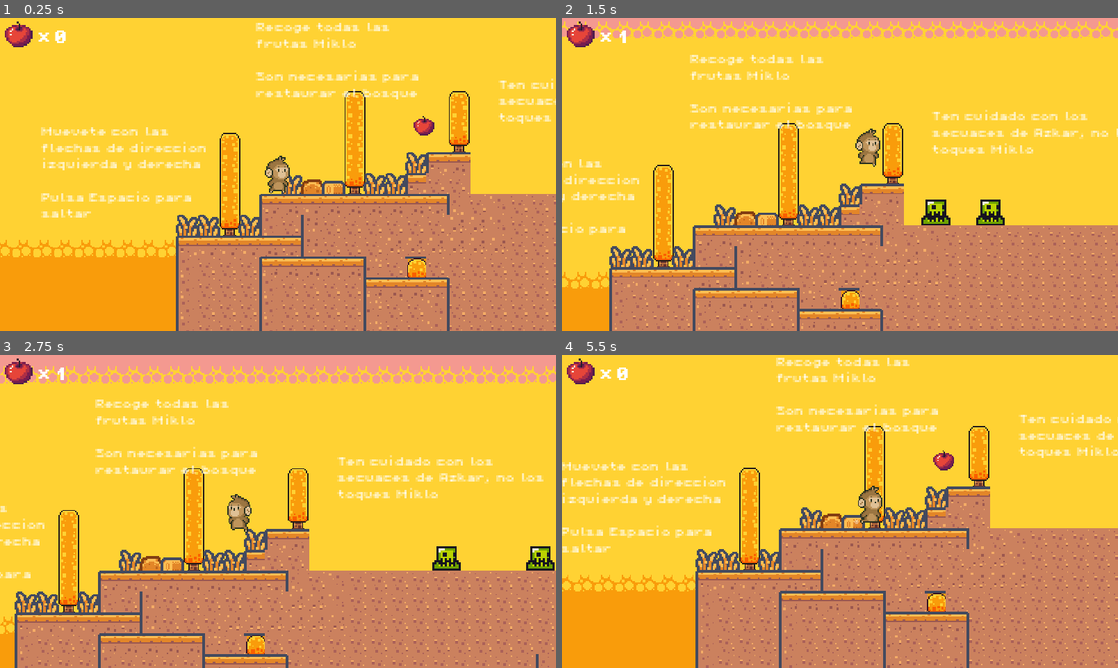
Above: before the commit, frames 1-4 (two rows, left to right).
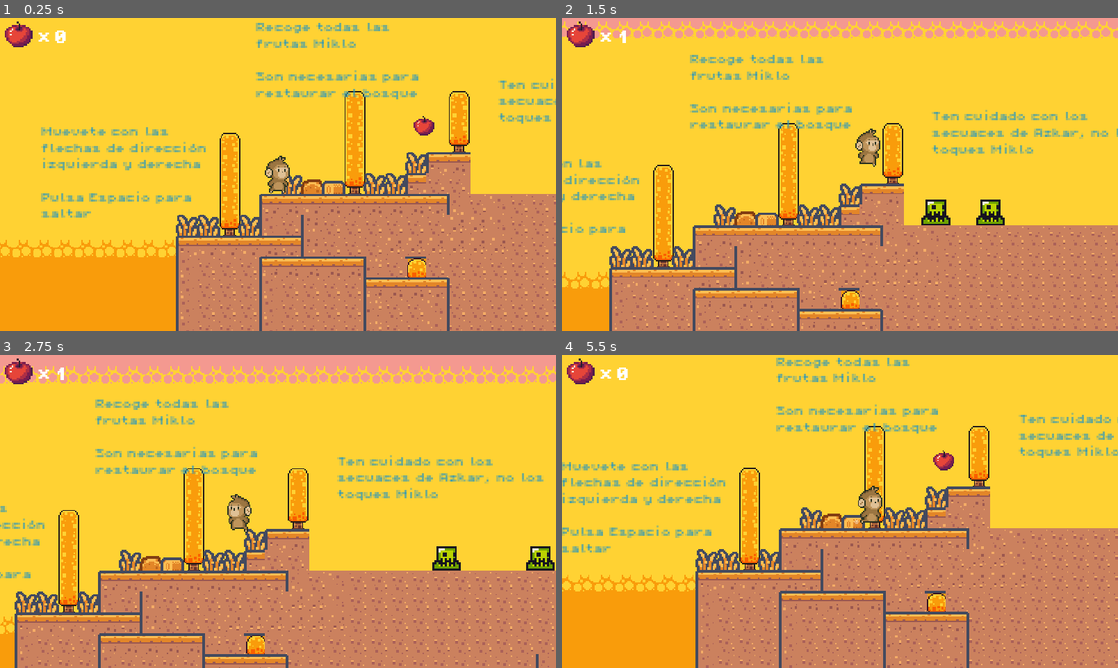
Above: after the commit, the same moments.

Repository: mariela1217/proyecto-videojuego
Game: Godot game, scene res://scenes/escena_01.tscn
Same seed, same stepped clock (60 frames per second), same inputs: the game is played once before the commit and once after it. Sound files missing from this copy of the repository are replaced by a short silence.
Inputs:
- Up to frame 1 (0.25 s): no input
- Up to frame 2 (1.5 s): tap Space at 0.5, 1.25 s; hold Right (ui_right) from 0.53 s (still down); tap Enter (ui_accept) at 0.77 s
- Up to frame 3 (2.75 s): tap Enter (ui_accept) at 1.52 s; tap Space at 2 s; release Right (ui_right) at 2.03 s; hold Left (ui_left) from 2.03 s (still down)
- Up to frame 4 (5.5 s): tap Space at 2.75, 3.5, 4.25 s; release Left (ui_left) at 2.78 s; hold Right (ui_right) 2.78-4.28 s; tap Enter (ui_accept) at 3.02, 3.77, 4.52 s; hold Left (ui_left) 4.28-5.03 s; hold Right (ui_right) from 5.03 s (still down)

The runs differ from the first frame. In frame 1, 3.3% of the frame differs, in the area x 7-100%, y 1-64%; in frame 2, 3.0%; in frame 3, 2.8%; in frame 4, 3.6%, in the area x 0-100%, y 0-64%.

Commit message:
text labels and apple sounds

Diff:
--- a/default_bus_layout.tres
+++ b/default_bus_layout.tres
@@ -5,7 +5,7 @@
 bus/1/solo = false
 bus/1/mute = false
 bus/1/bypass_fx = false
-bus/1/volume_db = -6.25101
+bus/1/volume_db = -8.39524
 bus/1/send = &"Master"
 bus/2/name = &"Efectos de sonido"
 bus/2/solo = false
--- a/scenes/escena_01.tscn
+++ b/scenes/escena_01.tscn
@@ -465,6 +465,7 @@
 offset_top = -47.0
 offset_right = 2095.0
 offset_bottom = -17.0
+theme_override_colors/font_color = Color(0.145098, 0.588235, 0.745098, 1)
 theme_override_fonts/font = ExtResource("9_03ud0")
 theme_override_font_sizes/font_size = 8
 text = "Recogiste 0 Manzanas"
@@ -568,9 +569,10 @@
 offset_top = -54.0
 offset_right = -179.0
 offset_bottom = 9.0
+theme_override_colors/font_color = Color(0.145098, 0.588235, 0.745098, 1)
 theme_override_fonts/font = ExtResource("9_03ud0")
 theme_override_font_sizes/font_size = 8
-text = "Muevete con las flechas de direccion izquierda y derecha
+text = "Muevete con las flechas de dirección izquierda y derecha
 
 Pulsa Espacio para saltar"
 autowrap_mode = 2
@@ -580,6 +582,7 @@
 offset_top = -90.0
 offset_right = 203.0
 offset_bottom = -60.0
+theme_override_colors/font_color = Color(0.145098, 0.588235, 0.745098, 1)
 theme_override_fonts/font = ExtResource("9_03ud0")
 theme_override_font_sizes/font_size = 8
 text = "Ten cuidado con los secuaces de Azkar, no los toques Miklo"
@@ -590,6 +593,7 @@
 offset_top = -134.0
 offset_right = -19.0
 offset_bottom = -82.0
+theme_override_colors/font_color = Color(0.145098, 0.588235, 0.745098, 1)
 theme_override_fonts/font = ExtResource("9_03ud0")
 theme_override_font_sizes/font_size = 8
 text = "Recoge todas las frutas Miklo
@@ -602,6 +606,7 @@
 offset_top = -98.0
 offset_right = 418.0
 offset_bottom = -68.0
+theme_override_colors/font_color = Color(0.145098, 0.588235, 0.745098, 1)
 theme_override_fonts/font = ExtResource("9_03ud0")
 theme_override_font_sizes/font_size = 8
 text = "Utiliza la plataforma para evitar caer al vacio"
@@ -612,6 +617,7 @@
 offset_top = -76.0
 offset_right = 1840.0
 offset_bottom = -46.0
+theme_override_colors/font_color = Color(0.145098, 0.588235, 0.745098, 1)
 theme_override_fonts/font = ExtResource("9_03ud0")
 theme_override_font_sizes/font_size = 8
 text = "Ahi esta la meta Miklo, cruza el cartel para terminar el nivel"
@@ -622,6 +628,7 @@
 offset_top = -77.0
 offset_right = 2106.0
 offset_bottom = -47.0
+theme_override_colors/font_color = Color(0.145098, 0.588235, 0.745098, 1)
 theme_override_fonts/font = ExtResource("9_03ud0")
 theme_override_font_sizes/font_size = 8
 text = "Felicidades Miklo, lo has conseguido!"
--- a/scenes/manzana.tscn
+++ b/scenes/manzana.tscn
@@ -1,7 +1,8 @@
-[gd_scene load_steps=6 format=3 uid="uid://dbeojvfbhvun1"]
+[gd_scene load_steps=7 format=3 uid="uid://dbeojvfbhvun1"]
 
-[ext_resource type="Texture2D" uid="uid://bkartwlbkjolm" path="res://resources/Jungle Monkey Platformer/1-Sprites/Character Spritesheets/6-Fruits/Fruit+.png" id="1_ix5g5"]
+[ext_resource type="Texture2D" uid="uid://bnr72lovygyqk" path="res://resources/Jungle Monkey Platformer/1-Sprites/Character Spritesheets/6-Fruits/Fruit+.png" id="1_ix5g5"]
 [ext_resource type="Script" path="res://scripts/manzana.gd" id="1_yxtbg"]
+[ext_resource type="AudioStream" uid="uid://br58n4d1hu72v" path="res://resources/sounds/collect_apple.mp3" id="3_kyfsd"]
 
 [sub_resource type="AtlasTexture" id="AtlasTexture_ridhh"]
 atlas = ExtResource("1_ix5g5")
@@ -34,4 +35,10 @@
 position = Vector2(0, 1)
 shape = SubResource("CircleShape2D_sdo8m")
 
+[node name="SonidoManzana" type="AudioStreamPlayer2D" parent="."]
+stream = ExtResource("3_kyfsd")
+volume_db = 24.0
+bus = &"Efectos de sonido"
+
 [connection signal="body_entered" from="." to="." method="_on_body_entered"]
+[connection signal="finished" from="SonidoManzana" to="." method="_on_sonido_manzana_finished"]
--- a/scripts/manzana.gd
+++ b/scripts/manzana.gd
@@ -1,8 +1,16 @@
 extends Area2D
 
 @onready var game_manager: Node = %GameManager
-
+@onready var sonido_manzana: AudioStreamPlayer2D = $SonidoManzana
+@onready var animated_sprite: AnimatedSprite2D = $AnimatedSprite2D
+@onready var collision_shape: CollisionShape2D = $CollisionShape2D
 
 func _on_body_entered(body: Node2D) -> void:
 	game_manager.incrementa_un_punto()
+	sonido_manzana.play()
+	animated_sprite.visible = false
+	collision_shape.call_deferred("set", "disabled", true)
+
+
+func _on_sonido_manzana_finished() -> void:
 	queue_free()
Not shown: 1 places in scenes/escena_01.tscn that only renumber resources
Not shown: 1 places in scenes/player.tscn that only renumber resources
Not shown, added: resources/sounds/collect_apple.mp3
